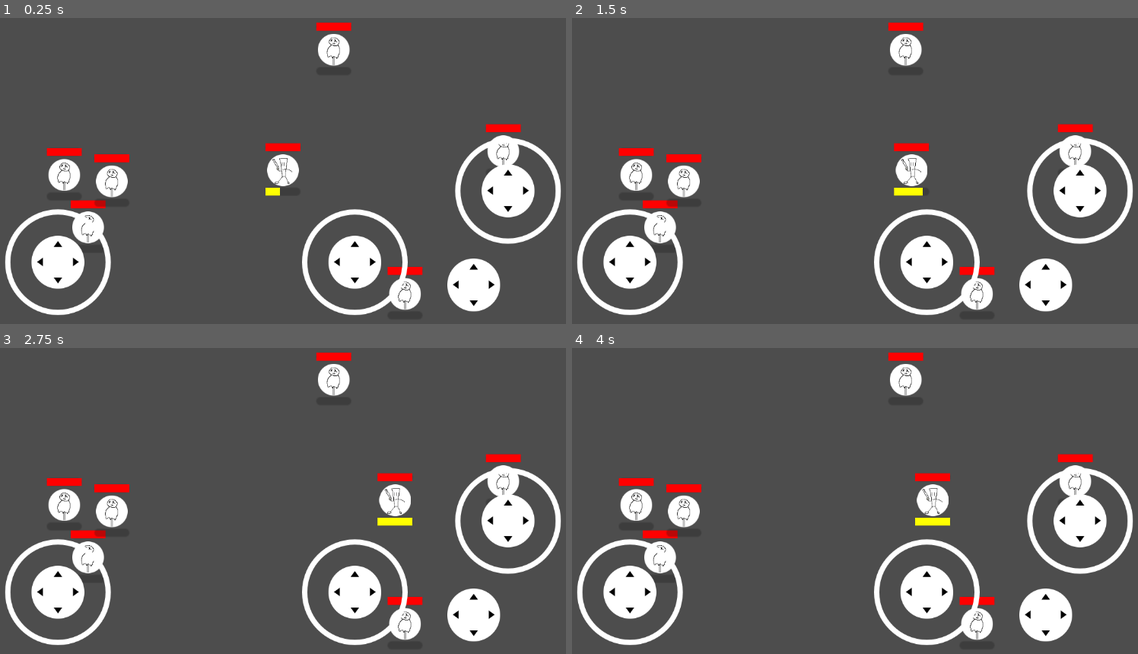
Above: before the commit, frames 1-4 (two rows, left to right).
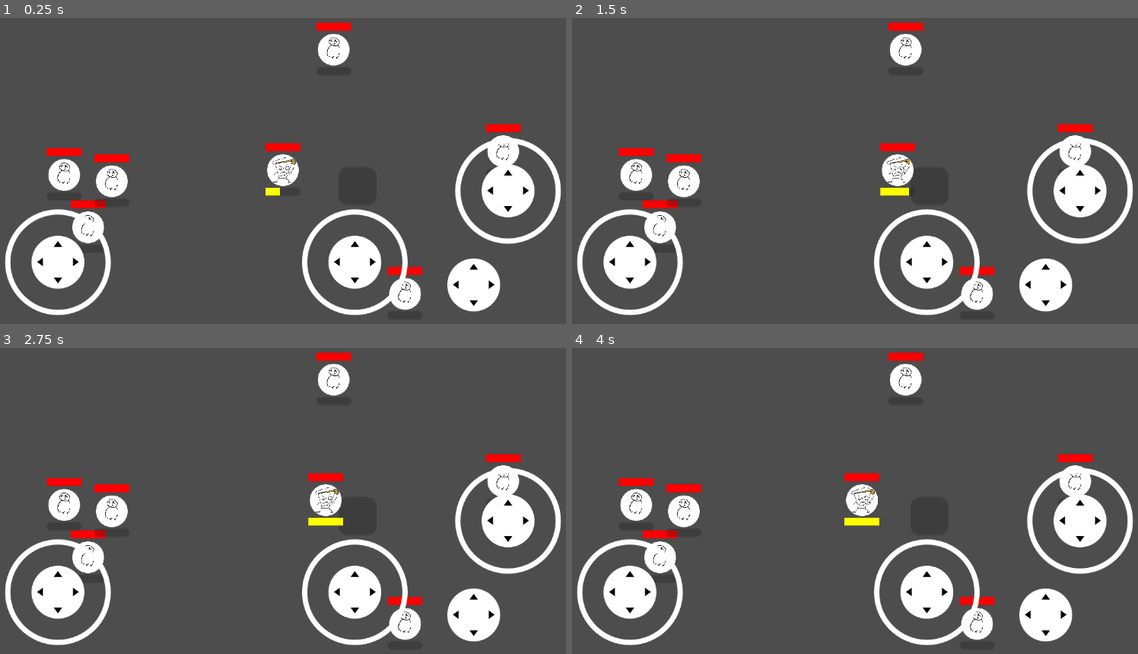
Above: after the commit, the same moments.

Repository: Treidexy/italianfighter
Game: Godot game, scene res://scenes/main.tscn
The game is run twice, just before and just after one commit, with the same random seed, the same clock (stepped at 60 frames per second) and the same inputs.
Inputs (mouse positions are in pixels of both pictures, inside the frame that each line leads up to):
- Up to frame 1 (0.25 s): no input
- Up to frame 2 (1.5 s): tap Enter at 0.5 s; move the mouse to (990, 152) at 0.52 s; hold D (right) 0.53-1.25 s; click (990, 152) at 0.67 s; drag from (730, 186) to (826, 238) at 1.27 s
- Up to frame 3 (2.75 s): tap Space at 2 s; move the mouse to (345, 424) at 2.02 s; hold D (right) from 2.03 s (still down)
- Up to frame 4 (4 s): release D (right) at 2.75 s; drag from (826, 568) to (673, 448) at 2.77 s; tap Enter at 3.5 s; move the mouse to (1036, 553) at 3.52 s; hold Left (left) from 3.53 s (still down)

The runs differ from the first frame. In frame 1, 0.4% of the frame differs, in the area x 8-92%, y 5-96%; in frame 2, 1.2%; in frame 3, 1.9%; in frame 4, 1.9%.

Commit message:
it's sad that the toddlers who made godot had to flunk kindergarten

Diff:
--- a/project.godot
+++ b/project.godot
@@ -95,5 +95,6 @@
 
 [rendering]
 
+textures/canvas_textures/default_texture_filter=0
 renderer/rendering_method="mobile"
 textures/vram_compression/import_etc2_astc=true
--- a/scenes/main.tscn
+++ b/scenes/main.tscn
@@ -1,10 +1,11 @@
-[gd_scene load_steps=7 format=3 uid="uid://can3foucqf1xq"]
+[gd_scene load_steps=8 format=3 uid="uid://can3foucqf1xq"]
 
-[ext_resource type="PackedScene" uid="uid://gkkaaufyce68" path="res://scenes/troops/tung/tung_troop.tscn" id="1_o5qli"]
 [ext_resource type="Texture2D" uid="uid://dt13r06u87fib" path="res://addons/virtual_joystick/textures/joystick_tip_arrows.png" id="2_tbgi4"]
 [ext_resource type="Script" uid="uid://bmr36mnhgd4ds" path="res://scripts/player.gd" id="3_jyhfs"]
 [ext_resource type="PackedScene" uid="uid://dmr0fcamx7t56" path="res://addons/virtual_joystick/virtual_joystick_scene.tscn" id="4_jyhfs"]
+[ext_resource type="PackedScene" uid="uid://bobaid84s3dpw" path="res://scenes/troops/capu/capu_troop.tscn" id="4_tefeu"]
 [ext_resource type="PackedScene" uid="uid://by2muutbj07bm" path="res://scenes/troops/dummy/dummy_troop.tscn" id="5_tbgi4"]
+[ext_resource type="PackedScene" uid="uid://kryx4h3tjpvp" path="res://scenes/wall.tscn" id="6_tefeu"]
 
 [sub_resource type="CircleShape2D" id="CircleShape2D_tefeu"]
 radius = 50.0
@@ -59,10 +60,10 @@
 
 [node name="Player" type="Node" parent="." node_paths=PackedStringArray("TROOP")]
 script = ExtResource("3_jyhfs")
-TROOP = NodePath("TungTroop")
+TROOP = NodePath("CapuTroop")
 metadata/_custom_type_script = "uid://bmr36mnhgd4ds"
 
-[node name="TungTroop" parent="Player" instance=ExtResource("1_o5qli")]
+[node name="CapuTroop" parent="Player" instance=ExtResource("4_tefeu")]
 
 [node name="DummyTroop" parent="." instance=ExtResource("5_tbgi4")]
 position = Vector2(-123, 36)
@@ -82,4 +83,7 @@
 [node name="DummyTroop6" parent="." instance=ExtResource("5_tbgi4")]
 position = Vector2(139, -12)
 
+[node name="Node2D" parent="." instance=ExtResource("6_tefeu")]
+position = Vector2(47, 10)
+
 [connection signal="pressed" from="CanvasLayer/TouchScreenButton" to="Player" method="_on_button_pressed"]
--- /dev/null
+++ b/scenes/troops/capu/capu_slash.tscn
@@ -0,0 +1,12 @@
+[gd_scene load_steps=2 format=3 uid="uid://bnyjet4c0d84r"]
+
+[ext_resource type="Texture2D" uid="uid://0m8v7e6mcb8v" path="res://assets/troops/capu/capu_slash.png" id="1_qiix6"]
+
+[node name="Node2D" type="Node2D"]
+
+[node name="CapuSlash" type="Sprite2D" parent="."]
+texture = ExtResource("1_qiix6")
+
+[node name="CapuSlash2" type="Sprite2D" parent="."]
+scale = Vector2(-1, 1)
+texture = ExtResource("1_qiix6")
--- /dev/null
+++ b/scenes/troops/capu/capu_troop.tscn
@@ -0,0 +1,28 @@
+[gd_scene load_steps=7 format=3 uid="uid://bobaid84s3dpw"]
+
+[ext_resource type="Script" uid="uid://b512w8g2gj5nl" path="res://scripts/troops/capu/capu_troop.gd" id="1_pngg7"]
+[ext_resource type="Resource" uid="uid://bn14glurtnv42" path="res://stats/troops/tung/tung_normal.tres" id="2_h1bfb"]
+[ext_resource type="Resource" uid="uid://bl48do2mri5p6" path="res://stats/troops/tung/tung_hyper.tres" id="3_vl156"]
+[ext_resource type="PackedScene" uid="uid://dw6selja8rroc" path="res://scenes/troops/troop_ui.tscn" id="4_6h6eu"]
+[ext_resource type="Texture2D" uid="uid://dk740qg7nxwtw" path="res://assets/troops/capu/capu.png" id="5_pngg7"]
+
+[sub_resource type="CircleShape2D" id="CircleShape2D_yk7wj"]
+
+[node name="CapuTroop" type="CharacterBody2D" node_paths=PackedStringArray("UI")]
+collision_mask = 6
+motion_mode = 1
+script = ExtResource("1_pngg7")
+NORMAL_STAT = ExtResource("2_h1bfb")
+HYPER_STAT = ExtResource("3_vl156")
+UI = NodePath("TroopUi")
+metadata/_custom_type_script = "uid://b512w8g2gj5nl"
+
+[node name="TroopUi" parent="." instance=ExtResource("4_6h6eu")]
+
+[node name="CollisionShape2D" type="CollisionShape2D" parent="."]
+shape = SubResource("CircleShape2D_yk7wj")
+
+[node name="Sprite" type="Sprite2D" parent="."]
+position = Vector2(0, 1.19209e-07)
+scale = Vector2(0.20625, 0.207813)
+texture = ExtResource("5_pngg7")
--- a/scenes/troops/dummy/dummy_troop.tscn
+++ b/scenes/troops/dummy/dummy_troop.tscn
@@ -3,12 +3,12 @@
 [ext_resource type="Script" uid="uid://i84pw8ci1i0j" path="res://scripts/troops/dummy/dummy_troop.gd" id="1_pmnpd"]
 [ext_resource type="PackedScene" uid="uid://dw6selja8rroc" path="res://scenes/troops/troop_ui.tscn" id="2_rvun0"]
 [ext_resource type="Resource" uid="uid://drm0rcesgaxg2" path="res://stats/dummy/dummy.tres" id="2_yvucy"]
-[ext_resource type="Texture2D" uid="uid://cbcsy41riot3k" path="res://assets/troops/dummy.png" id="3_yvucy"]
+[ext_resource type="Texture2D" uid="uid://cbcsy41riot3k" path="res://assets/troops/dummy/dummy.png" id="3_yvucy"]
 
 [sub_resource type="CircleShape2D" id="CircleShape2D_g2els"]
 
 [node name="DummyTroop" type="CharacterBody2D" node_paths=PackedStringArray("UI")]
-collision_mask = 2
+collision_mask = 6
 motion_mode = 1
 script = ExtResource("1_pmnpd")
 NORMAL_STAT = ExtResource("2_yvucy")
--- a/scenes/troops/tung/tung_troop.tscn
+++ b/scenes/troops/tung/tung_troop.tscn
@@ -9,7 +9,7 @@
 [sub_resource type="CircleShape2D" id="CircleShape2D_yk7wj"]
 
 [node name="TungTroop" type="CharacterBody2D" node_paths=PackedStringArray("UI")]
-collision_mask = 2
+collision_mask = 6
 motion_mode = 1
 script = ExtResource("4_qlg0r")
 NORMAL_STAT = ExtResource("2_ax80a")
--- /dev/null
+++ b/scenes/wall.tscn
@@ -0,0 +1,17 @@
+[gd_scene load_steps=2 format=3 uid="uid://kryx4h3tjpvp"]
+
+[sub_resource type="RectangleShape2D" id="RectangleShape2D_uvhfp"]
+
+[node name="Node2D" type="StaticBody2D"]
+collision_layer = 4
+collision_mask = 3
+
+[node name="ProgressBar" type="ProgressBar" parent="."]
+offset_left = -12.0
+offset_top = -12.0
+offset_right = 12.0
+offset_bottom = 12.0
+show_percentage = false
+
+[node name="CollisionShape2D" type="CollisionShape2D" parent="."]
+shape = SubResource("RectangleShape2D_uvhfp")
--- /dev/null
+++ b/scripts/troops/capu/capu_troop.gd
@@ -0,0 +1,30 @@
+class_name CapuTroop
+extends Troop
+
+@export var SLASH: PackedScene = preload("res://scenes/troops/tung/tung_slash.tscn");
+@export var THROW: PackedScene = preload("res://scenes/troops/tung/tung_throw.tscn");
+
+func main(dir: Vector2):
+	super(dir);
+	var proj: TungSlash = SLASH.instantiate();
+	proj.FATHER = self;
+	proj.life = 0.3;
+	proj.position = position;
+	proj.rotation = dir.angle();
+	if stat is TungStat:
+		proj.damage = stat.MAIN_DAMAGE;
+		proj.kb = stat.KB;
+	get_tree().current_scene.add_child(proj);
+
+func zuper(dir: Vector2):
+	super(dir);
+	var proj: TungThrow = THROW.instantiate();
+	proj.FATHER = self;
+	proj.life = 3.0;
+	proj.position = position;
+	proj.rotation = dir.angle();
+	if stat is TungStat:
+		proj.velocity = dir * stat.THROW_SPEED;
+		proj.damage = stat.SUPER_DAMAGE;
+		proj.kb = stat.KB;
+	get_tree().current_scene.add_child(proj);
Binary file added: assets/troops/capu/capu.png
Not shown, changed: assets/troops/capu/capu.png.import
Binary file added: assets/troops/capu/capu_slash.png
Not shown, added: assets/troops/capu/capu_slash.png.import
Renamed: assets/troops/dummy.png -> assets/troops/dummy/dummy.png
Not shown, added: assets/troops/dummy/dummy.png.import
Not shown, added: scripts/troops/capu/capu_troop.gd.uid
